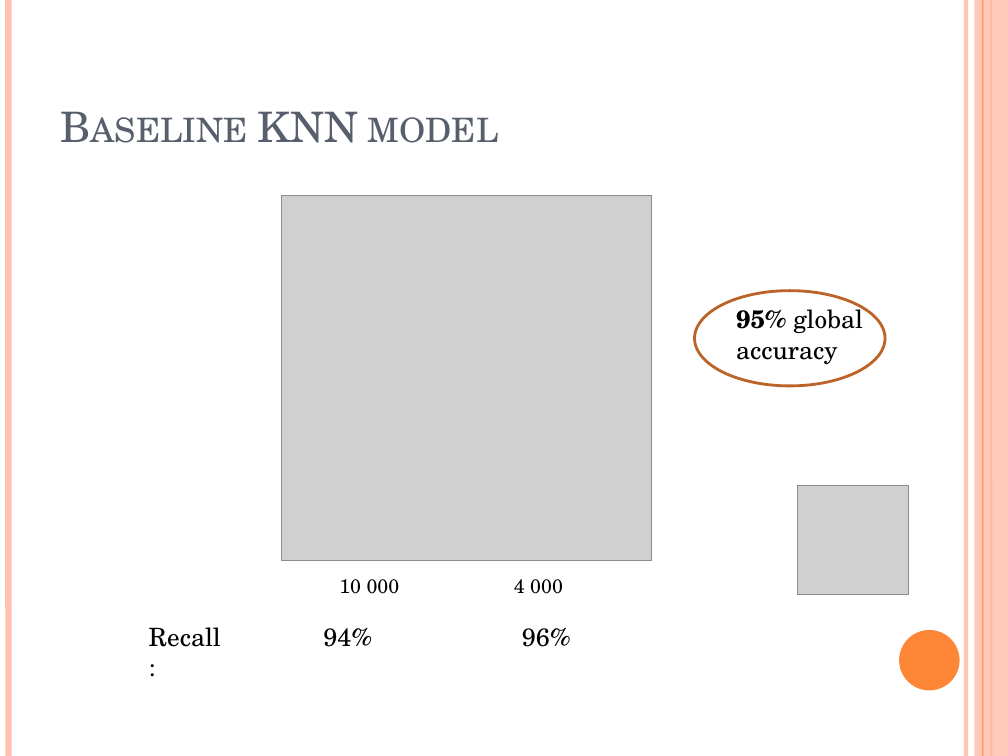
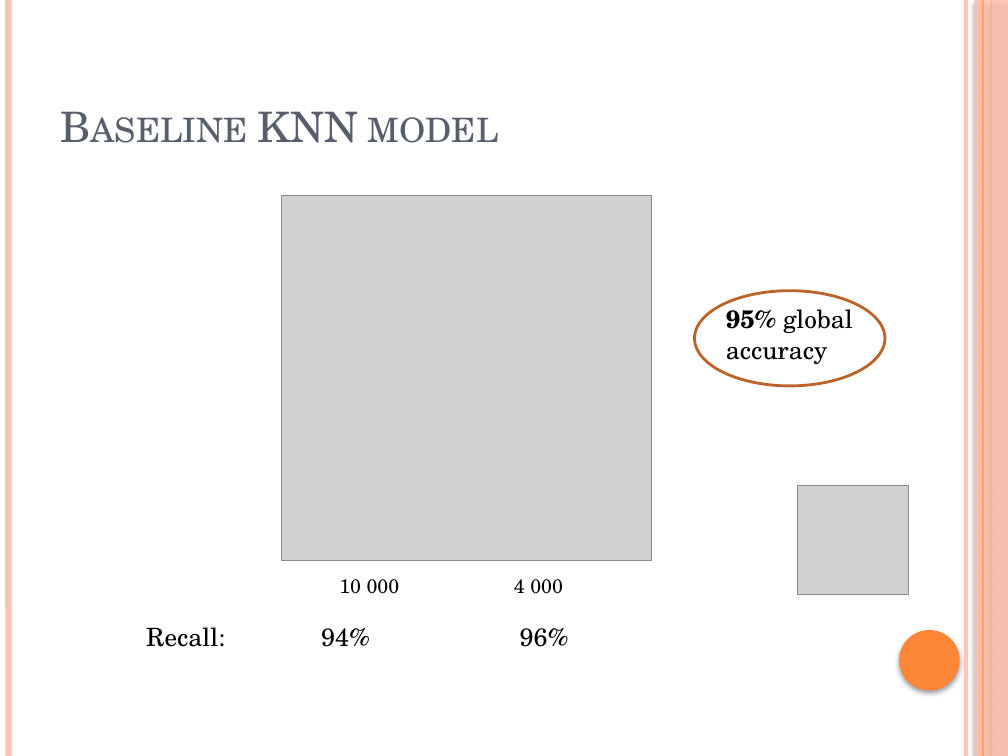
Before and after one commit to EmilieTrouillard/AdvCDA_case1, a slide deck: slide 5 of ECG_presentation_Progress3.pptx. Drawn at 1008x756 pixels with LibreOffice and Linux fonts; fonts in the diff are those of the drawing; grey boxes stand for pictures. Boxes give left, top, right and bottom in pixels: in the first picture for what was removed or moved away, otherwise in the second. Text is boxed around its words. In the diff, an @@ line names an element or a change of style, - is before the commit and + after.

```diff
--- a/ECG_presentation_Progress3.pptx
+++ b/ECG_presentation_Progress3.pptx
@@ rectangle at [975, 0, 1008, 756]: shadow on @@
@@ text "95% global": place and size @@
-text "95% global" at [736, 303, 863, 365]
+text "95% global" at [726, 302, 853, 364]
@@ text "Recall:" rewrapped from [149, 627, 221, 647] to [146, 627, 225, 647] @@
@@ ellipse at [899, 630, 960, 690]: shadow on @@
```
Also in this commit, not shown: 16 other slides changed.
